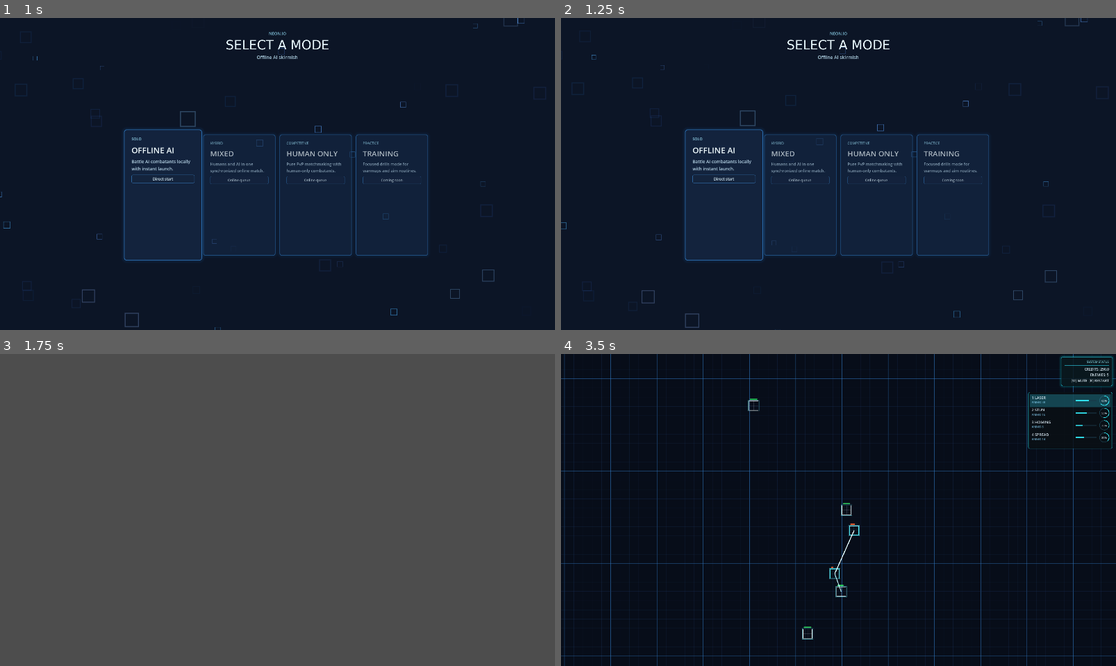
Above: before the commit, frames 1-4 (two rows, left to right).
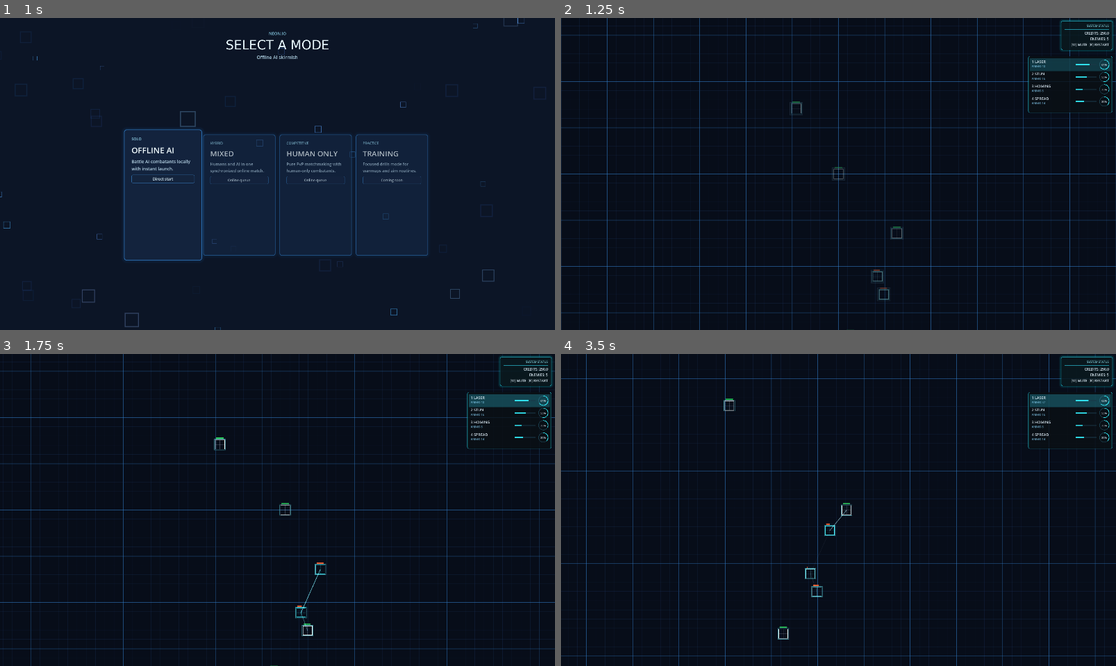
Above: after the commit, the same moments.

Repository: sudheej/neon.io
Game: Godot game, scene res://scenes/Main.tscn
Two runs of this game, one before a commit and one after it. Both use one fixed random seed, a clock stepped at 60 frames per second and the inputs below. Sound files missing from this copy of the repository are replaced by a short silence.
Inputs (mouse positions are in pixels of both pictures, inside the frame that each line leads up to):
- Up to frame 1 (1 s): click (160, 195) at 0.52 s
- Up to frame 2 (1.25 s): no input
- Up to frame 3 (1.75 s): tap Enter at 1.25 s; move the mouse to (399, 494) at 1.27 s; hold D (move_right) from 1.28 s (still down); hold E (expand_mode) from 1.28 s (still down)
- Up to frame 4 (3.5 s): move the mouse to (727, 525) at 2.02 s; release D (move_right) at 2.03 s; release E (expand_mode) at 2.03 s; hold S (move_down) 2.03-2.78 s; click (727, 525) at 2.1 s; move the mouse to (894, 441) at 2.77 s; hold D (move_right) from 2.78 s (still down); hold ] (select_next_slot) from 2.78 s (still down)

Frame 1 is identical in both runs. In frame 2, 24% of the frame differs, in the area x 0-100%, y 0-100%; in frame 3, 100%; in frame 4, 3.4%.

Commit message:
nicer lobby

Diff:
--- a/src/presentation/main/Main.gd
+++ b/src/presentation/main/Main.gd
@@ -37,6 +37,7 @@
 var _hover_index: int = -1
 var _launching: bool = false
 var _blink_running: bool = false
+var _crt_time_s: float = 0.0
 
 func _ready() -> void:
 	_apply_session_overrides()
@@ -49,6 +50,21 @@
 		hit_areas[i].mouse_exited.connect(_on_card_unhovered.bind(i))
 	_selected_index = maxi(UI_MODES.find(SessionConfig.selected_mode), 0)
 	_refresh_menu(true)
+	set_process(true)
+
+func _process(delta: float) -> void:
+	_crt_time_s += delta
+	if _launching or _blink_running:
+		return
+	if _selected_index < 0 or _selected_index >= border_fx.size():
+		return
+	var fx := border_fx[_selected_index]
+	if fx == null:
+		return
+	# CRT-like pulse/flicker on selected card border.
+	var pulse := 0.74 + 0.2 * sin(_crt_time_s * 7.4)
+	var flicker := 0.06 * sin(_crt_time_s * 51.0) + 0.04 * sin(_crt_time_s * 87.0)
+	fx.modulate.a = clampf(pulse + flicker, 0.58, 1.0)
 
 func _unhandled_input(event: InputEvent) -> void:
 	if _launching or _blink_running:
@@ -87,6 +103,7 @@
 		return
 	_selected_index = clampi(index, 0, UI_MODES.size() - 1)
 	_refresh_menu()
+	_confirm_selected_mode()
 
 func _on_card_hovered(index: int) -> void:
 	if _launching or _blink_running:
